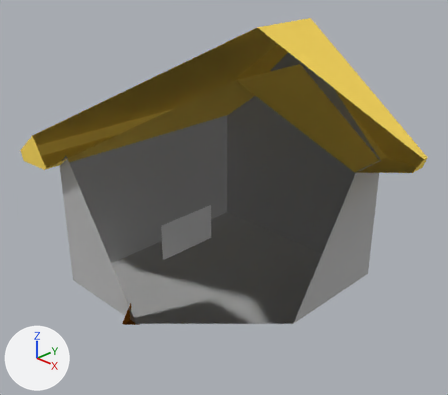
The Blender file public/models/low_poly_house/low_poly_house_2.blend, before and after one commit.
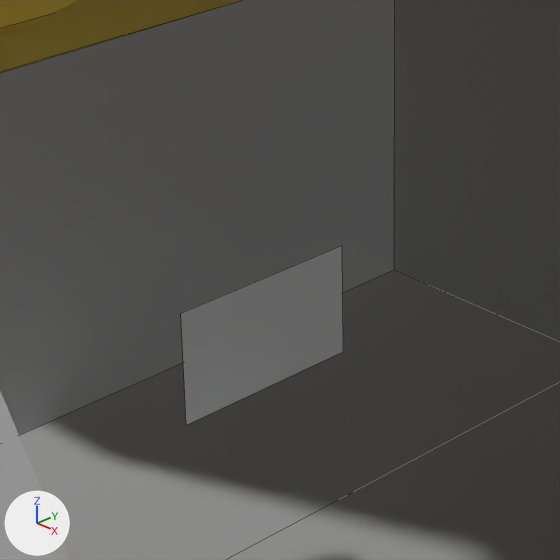
Old and new are each drawn whole from a 50 mm lens placed at (6.52, -6.48, 5.7), pointed at (0.22, -0.16, 1.61) and again close up on the part from 24% to 62% of the width and 33% to 76% of the height. The lights are fixed; the arrows at lower left show +X, +Y and +Z. The close-ups show mesh edges as thin lines. Everything nearer to the camera than a plane just in front of the edit is cut away.

Objects in the first close-up: 'low_poly_house_2', 'roof', 'walls'.
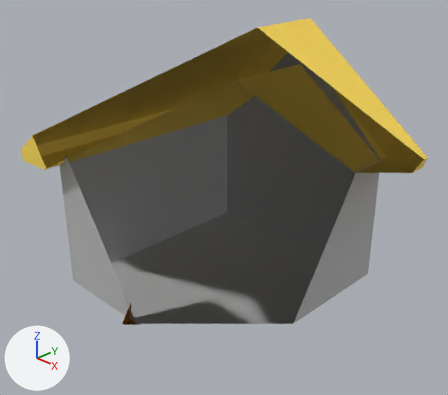
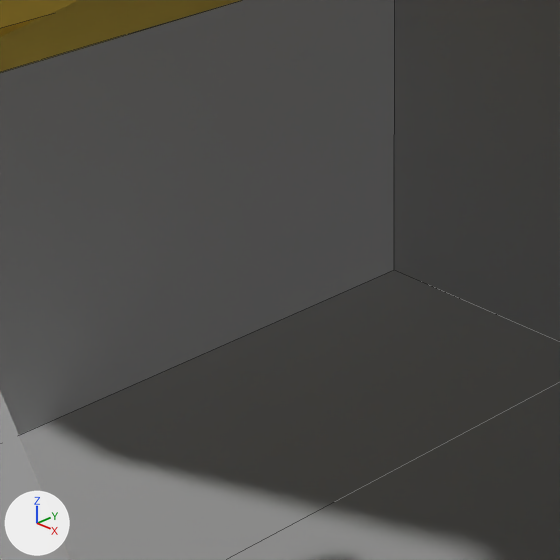
Diff of the bpy script that builds the scene:
```diff
--- a/public/models/low_poly_house/low_poly_house_2.blend.py
+++ b/public/models/low_poly_house/low_poly_house_2.blend.py
@@ me_cube @@
 # used by ob_low_poly_house_2; location = (-0.542, -3.242, 0.319)
-me_cube.from_pydata(...)  # 4 vertices, 1 face; spans x 0.084, y 2.331..3.44, z 0.181..0.819
+me_cube.from_pydata(...)  # 0 vertices, 0 faces; spans empty
+# me_cube part 1: the whole mesh is rebuilt
```

Pixel boxes [x1, y1, x2, y2] of what changed, in the close-ups (560 x 560 px):
'low_poly_house_2', no longer drawn
    before: [181, 246, 343, 425]
